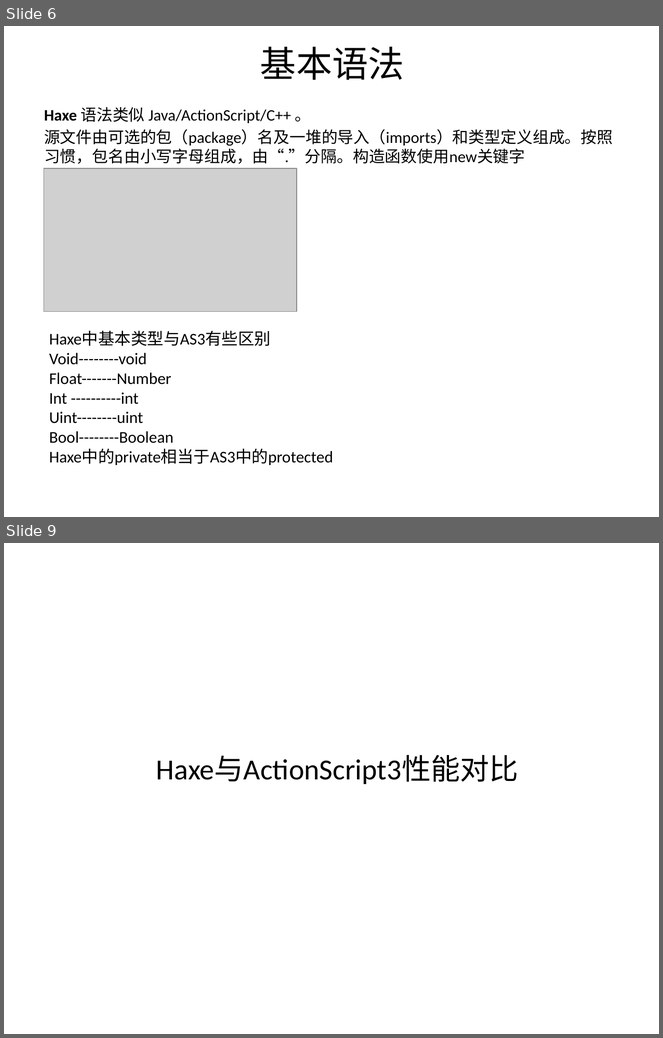
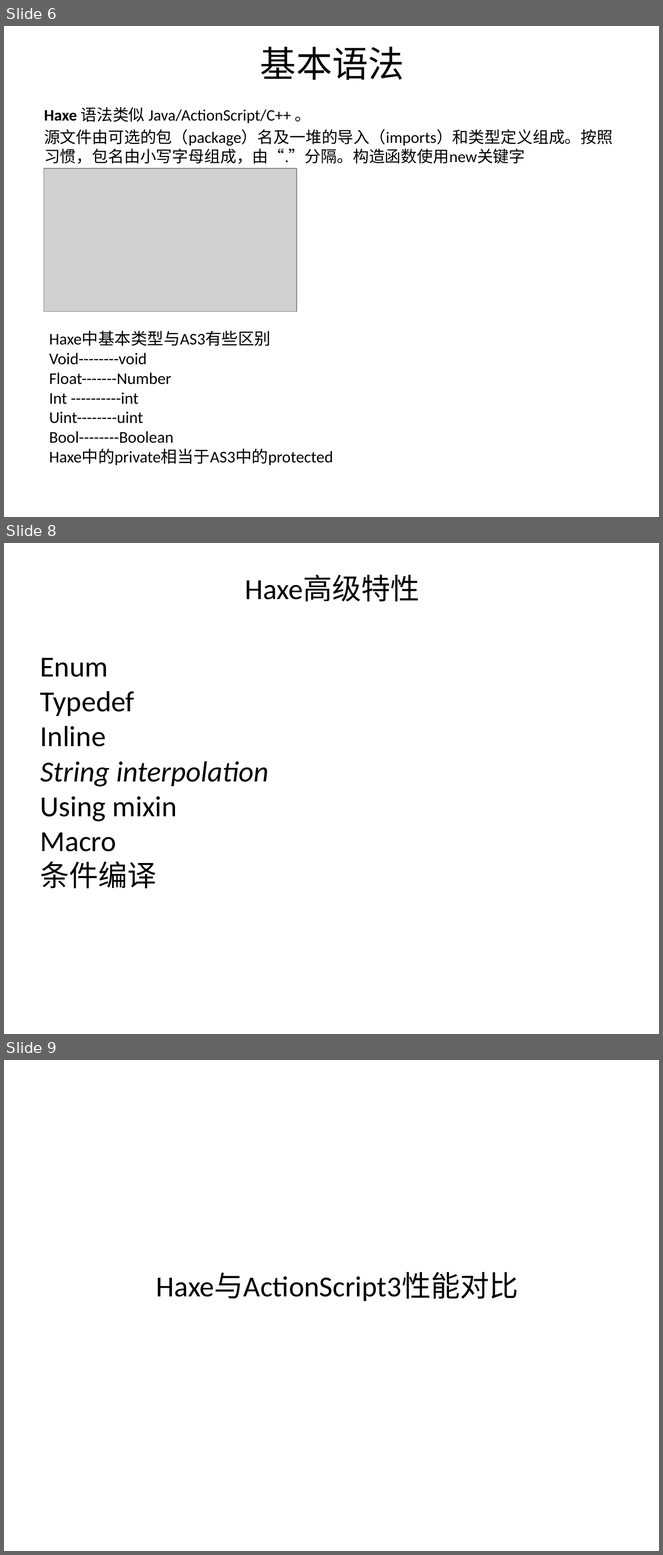
Before and after one commit to lambert2015/asexample, a slide deck: haxemeet/haxe.pptx. Shown one above the other, each under a label of ours: slides 6 and 9 before the commit, slides 6, 8 and 9 after it; the slides between them are not shown. The pictures are 663x1038 and 663x1555 pixels, drawn with LibreOffice and Linux fonts; fonts in the diff are those of the drawing; grey boxes stand for pictures. Boxes give left, top, right and bottom in pixels: in the first picture for what was removed or moved away, otherwise in the second. Text is boxed around its words. In the diff, an @@ line names an element or a change of style, - is before the commit and + after.

```diff
--- a/haxemeet/haxe.pptx
+++ b/haxemeet/haxe.pptx
@@ slide 8 added at (4,543,659,1034), background #FFFFFF @@
@@ text added at (245,575,419,602), 32 pt, text #000000 @@
+Haxe高级特性
@@ text added at (40,658,269,889), 32 pt, text #000000 @@
+Enum
+Typedef
+Inline
+String interpolation
+Using mixin
+Macro
+条件编译
```
Also in this commit, not shown: 3 slides changed, 7 other slides added, 5 slides removed, 37 other files.
